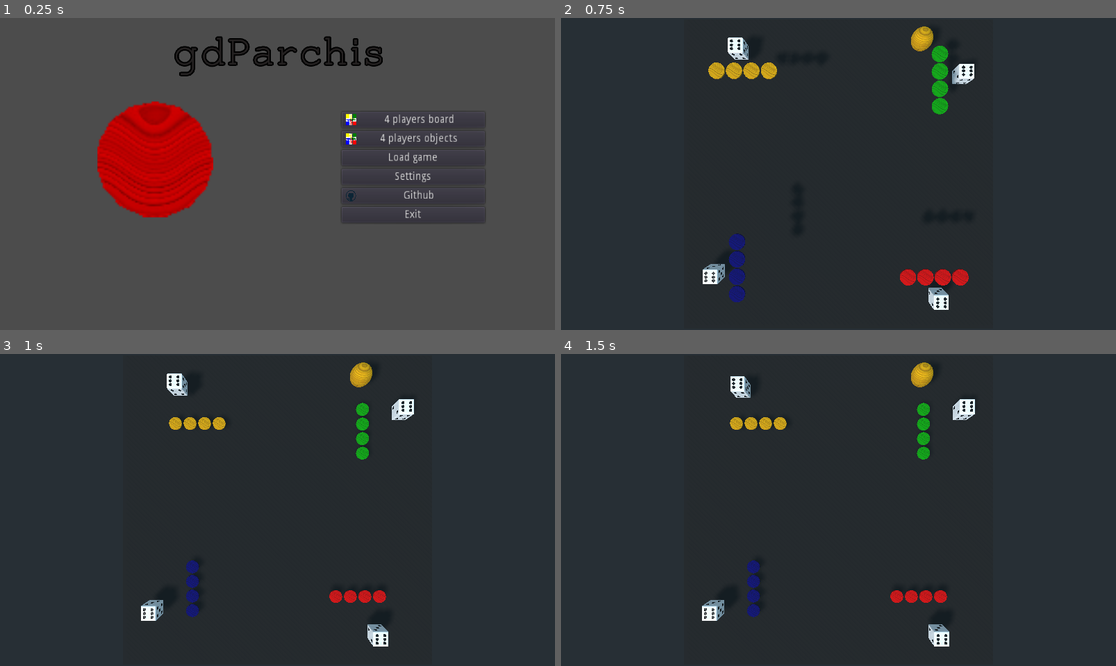
Above: before the commit, frames 1-4 (two rows, left to right).
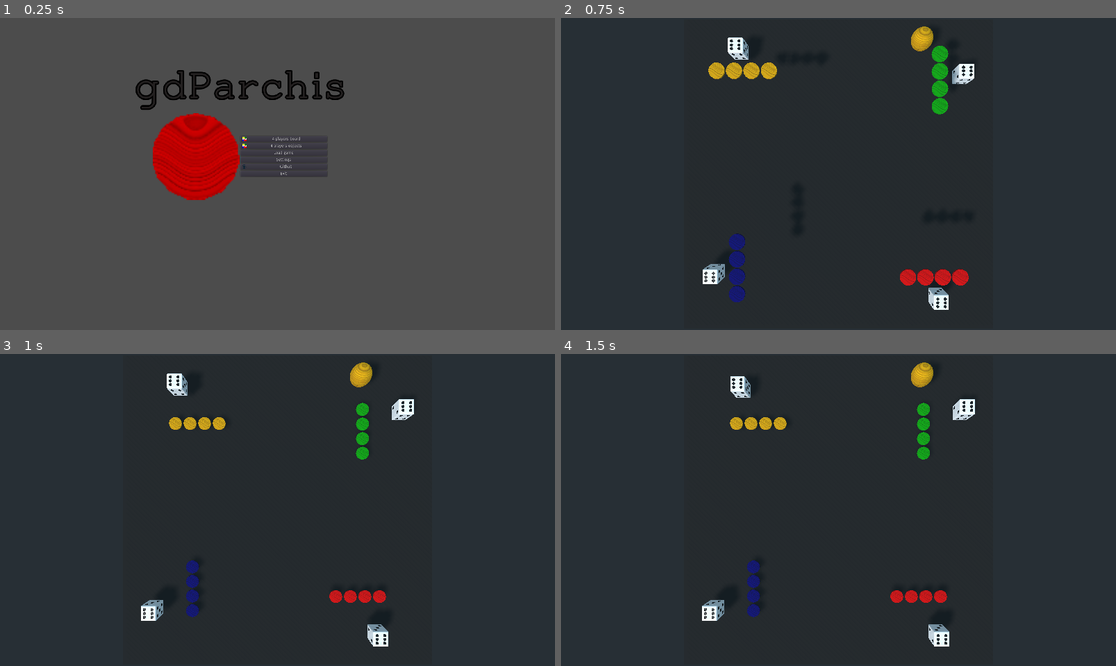
Above: after the commit, the same moments.

Repository: turulomio/gdparchis
Game: Godot game, scene res://scenes/Main.tscn
The game is run twice, just before and just after one commit, with the same random seed, the same clock (stepped at 60 frames per second) and the same inputs.
Inputs (mouse positions are in pixels of both pictures, inside the frame that each line leads up to):
- Up to frame 1 (0.25 s): no input
- Up to frame 2 (0.75 s): click "4 players board" at 0.5 s
- Up to frame 3 (1 s): no input
- Up to frame 4 (1.5 s): move the mouse to (960, 494) at 1.27 s; click (960, 494) at 1.35 s

The runs differ from the first frame. In frame 1, 9.8% of the frame differs, in the area x 17-88%, y 5-66%; in frame 2, nothing differs; in frame 3, nothing differs; in frame 4, nothing differs.

Commit message:
Trying ui

Diff:
--- a/scenes/Main.tscn
+++ b/scenes/Main.tscn
@@ -7,19 +7,12 @@
 [ext_resource path="res://images/github.webp" type="Texture" id=5]
 
 [node name="Main" type="Control"]
-anchor_right = 1.0
-anchor_bottom = 1.0
-margin_left = 2.0
-margin_top = 3.0
-margin_right = 2.0
-margin_bottom = 3.0
 script = ExtResource( 1 )
 
 [node name="FileDialog" type="FileDialog" parent="."]
-margin_left = 100.0
-margin_top = 100.0
-margin_right = 600.0
-margin_bottom = 500.0
+margin_top = -285.5
+margin_right = 734.0
+margin_bottom = 448.5
 popup_exclusive = true
 window_title = "Abrir un Archivo"
 resizable = true
@@ -30,89 +23,109 @@
 current_file = "saves"
 current_path = "user://saves/saves"
 
-[node name="VBoxContainer" type="VBoxContainer" parent="."]
-margin_left = 1180.0
-margin_top = 322.0
-margin_right = 1380.0
-margin_bottom = 572.0
-rect_scale = Vector2( 2.47677, 2.74072 )
+[node name="VBoxContainer2" type="VBoxContainer" parent="."]
+anchor_right = 1.0
+anchor_bottom = 1.0
+margin_right = 1661.0
+margin_bottom = 792.0
+alignment = 1
 
-[node name="Players4" type="Button" parent="VBoxContainer"]
-margin_right = 200.0
-margin_bottom = 20.0
+[node name="Label" type="Label" parent="VBoxContainer2"]
+margin_top = 162.0
+margin_right = 1661.0
+margin_bottom = 325.0
+rect_min_size = Vector2( 734, 163 )
+size_flags_vertical = 1
+custom_colors/font_color = Color( 0.145098, 0.133333, 0.133333, 1 )
+custom_fonts/font = ExtResource( 4 )
+text = "gdParchis"
+align = 1
+
+[node name="HBoxContainer" type="HBoxContainer" parent="VBoxContainer2"]
+margin_top = 329.0
+margin_right = 1661.0
+margin_bottom = 629.0
+alignment = 1
+
+[node name="TextureRect" type="TextureRect" parent="VBoxContainer2/HBoxContainer"]
+margin_left = 528.0
+margin_right = 828.0
+margin_bottom = 300.0
+grow_horizontal = 2
+grow_vertical = 2
+rect_min_size = Vector2( 300, 300 )
+size_flags_vertical = 0
+texture = ExtResource( 3 )
+expand = true
+stretch_mode = 6
+
+[node name="VBoxContainer" type="VBoxContainer" parent="VBoxContainer2/HBoxContainer"]
+margin_left = 832.0
+margin_right = 1132.0
+margin_bottom = 300.0
+rect_min_size = Vector2( 300, 0 )
+alignment = 1
+
+[node name="Players4" type="Button" parent="VBoxContainer2/HBoxContainer/VBoxContainer"]
+margin_top = 80.0
+margin_right = 300.0
+margin_bottom = 100.0
 rect_pivot_offset = Vector2( 79, 10 )
 text = "4 players board"
 icon = ExtResource( 2 )
 clip_text = true
 expand_icon = true
 
-[node name="Players4All" type="Button" parent="VBoxContainer"]
-margin_top = 24.0
-margin_right = 200.0
-margin_bottom = 44.0
+[node name="Players4All" type="Button" parent="VBoxContainer2/HBoxContainer/VBoxContainer"]
+margin_top = 104.0
+margin_right = 300.0
+margin_bottom = 124.0
 rect_pivot_offset = Vector2( 79, 10 )
 text = "4 players objects"
 icon = ExtResource( 2 )
 clip_text = true
 expand_icon = true
 
-[node name="Load" type="Button" parent="VBoxContainer"]
-margin_top = 48.0
-margin_right = 200.0
-margin_bottom = 68.0
+[node name="Load" type="Button" parent="VBoxContainer2/HBoxContainer/VBoxContainer"]
+margin_top = 128.0
+margin_right = 300.0
+margin_bottom = 148.0
 rect_pivot_offset = Vector2( 79, 10 )
 text = "Load game"
 clip_text = true
 expand_icon = true
 
-[node name="Options" type="Button" parent="VBoxContainer"]
-margin_top = 72.0
-margin_right = 200.0
-margin_bottom = 92.0
+[node name="Options" type="Button" parent="VBoxContainer2/HBoxContainer/VBoxContainer"]
+margin_top = 152.0
+margin_right = 300.0
+margin_bottom = 172.0
 rect_pivot_offset = Vector2( 79, 10 )
 text = "Settings"
 clip_text = true
 expand_icon = true
 
-[node name="Github" type="Button" parent="VBoxContainer"]
-margin_top = 96.0
-margin_right = 200.0
-margin_bottom = 116.0
+[node name="Github" type="Button" parent="VBoxContainer2/HBoxContainer/VBoxContainer"]
+margin_top = 176.0
+margin_right = 300.0
+margin_bottom = 196.0
 rect_pivot_offset = Vector2( 79, 10 )
 text = "Github"
 icon = ExtResource( 5 )
 clip_text = true
 expand_icon = true
 
-[node name="Exit" type="Button" parent="VBoxContainer"]
-margin_top = 120.0
-margin_right = 200.0
-margin_bottom = 140.0
+[node name="Exit" type="Button" parent="VBoxContainer2/HBoxContainer/VBoxContainer"]
+margin_top = 200.0
+margin_right = 300.0
+margin_bottom = 220.0
 rect_pivot_offset = Vector2( 79, 10 )
 text = "Exit"
 
-[node name="TextureRect" type="TextureRect" parent="."]
-margin_left = 335.0
-margin_top = 286.0
-margin_right = 735.0
-margin_bottom = 686.0
-texture = ExtResource( 3 )
-expand = true
-
-[node name="Label" type="Label" parent="."]
-margin_right = 1925.0
-margin_bottom = 250.0
-custom_colors/font_color = Color( 0.145098, 0.133333, 0.133333, 1 )
-custom_fonts/font = ExtResource( 4 )
-text = "gdParchis"
-align = 1
-valign = 1
-
 [connection signal="gui_input" from="." to="." method="_on_Main_gui_input"]
 [connection signal="file_selected" from="FileDialog" to="." method="_on_FileDialog_file_selected"]
-[connection signal="pressed" from="VBoxContainer/Players4" to="." method="_on_Players4_pressed"]
-[connection signal="pressed" from="VBoxContainer/Players4All" to="." method="_on_Players4All_pressed"]
-[connection signal="pressed" from="VBoxContainer/Load" to="." method="_on_Load_pressed"]
-[connection signal="pressed" from="VBoxContainer/Options" to="." method="_on_Options_pressed"]
-[connection signal="pressed" from="VBoxContainer/Github" to="." method="_on_Github_pressed"]
-[connection signal="pressed" from="VBoxContainer/Exit" to="." method="_on_Exit_pressed"]
+[connection signal="pressed" from="VBoxContainer2/HBoxContainer/VBoxContainer/Players4" to="." method="_on_Players4_pressed"]
+[connection signal="pressed" from="VBoxContainer2/HBoxContainer/VBoxContainer/Players4All" to="." method="_on_Players4All_pressed"]
+[connection signal="pressed" from="VBoxContainer2/HBoxContainer/VBoxContainer/Load" to="." method="_on_Load_pressed"]
+[connection signal="pressed" from="VBoxContainer2/HBoxContainer/VBoxContainer/Options" to="." method="_on_Options_pressed"]
+[connection signal="pressed" from="VBoxContainer2/HBoxContainer/VBoxContainer/Github" to="." method="_on_Github_pressed"]
+[connection signal="pressed" from="VBoxContainer2/HBoxContainer/VBoxContainer/Exit" to="." method="_on_Exit_pressed"]
